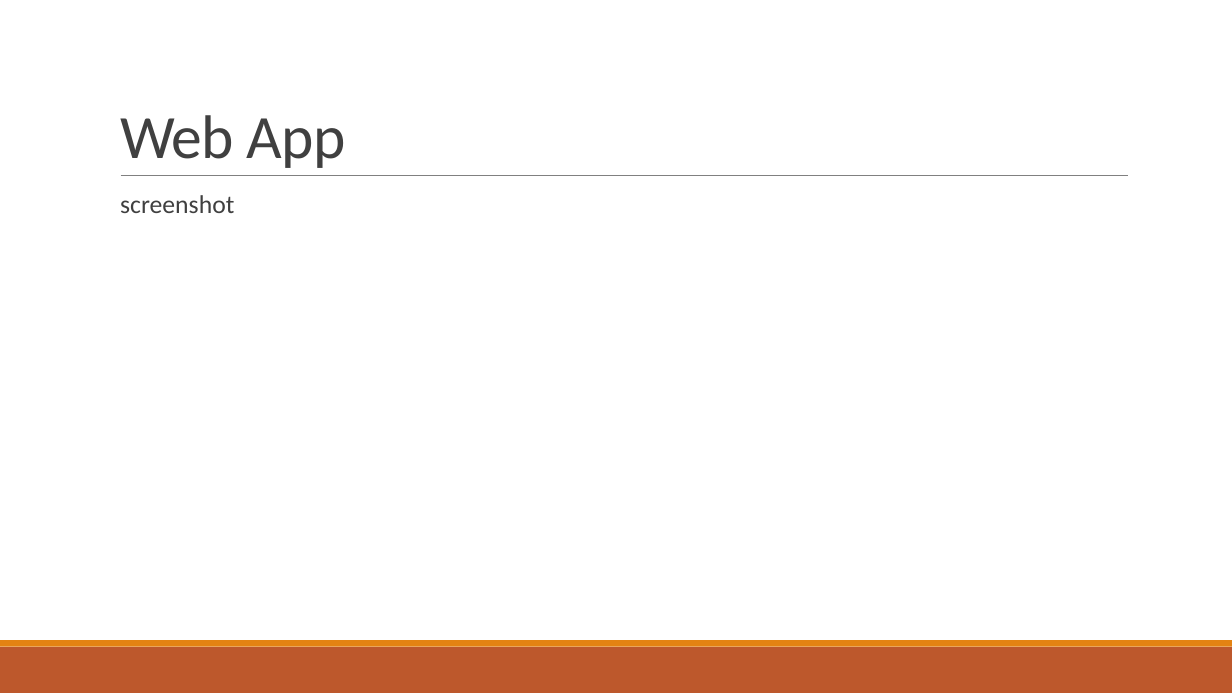
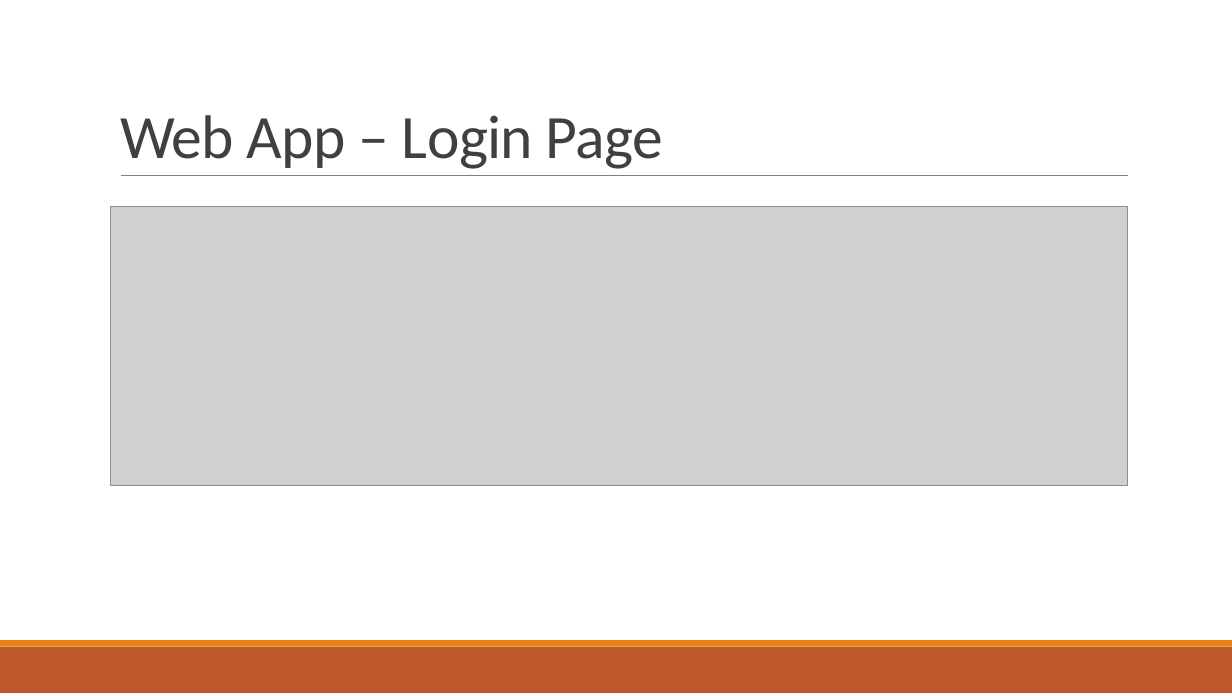
Before and after one commit to francescobaraldi/smart-neighborhood, a slide deck: slide 16 of Smart Neighborhood.pptx. Drawn at 1232x693 pixels with LibreOffice and Linux fonts; fonts in the diff are those of the drawing; grey boxes stand for pictures. Boxes give left, top, right and bottom in pixels: in the first picture for what was removed or moved away, otherwise in the second. Text is boxed around its words. In the diff, an @@ line names an element or a change of style, - is before the commit and + after.

Commit message:
Update ppt

```diff
--- a/Smart Neighborhood.pptx
+++ b/Smart Neighborhood.pptx
@@ title at box(120, 115, 663, 169): text changed @@
-Web App
+Web App – Login Page
@@ picture added at box(111, 206, 1128, 486) @@
@@ text removed at box(120, 195, 234, 213) @@
-  screenshot
```
Also in this commit, not shown: 1 slide added, 4 other files.
